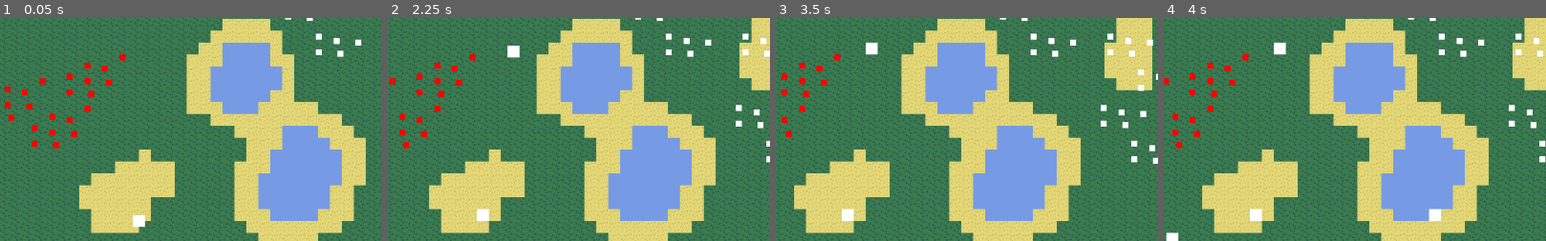
Above: before the commit, frames 1-4 (left to right).
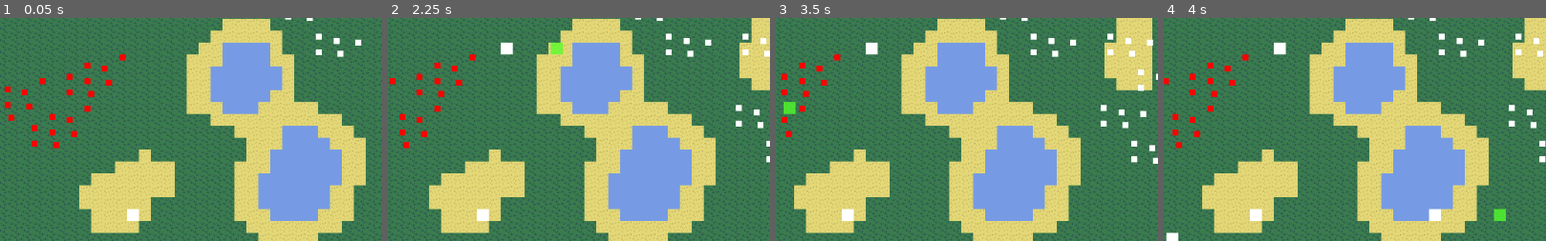
Above: after the commit, the same moments.

Repository: Yagoi23/2D-RTS
Game: Godot game, scene res://Level/Level.tscn
Same seed, same stepped clock (60 frames per second), same inputs: the game is played once before the commit and once after it.
Inputs (mouse positions are % of the whole screen's width and height, from its top left):
- Up to frame 1 (0.05 s): no input
- Up to frame 2 (2.25 s): tap Enter at 0.5 s; move the mouse to (72, 45) at 0.52 s; hold D (player_move_right) 0.53-1.25 s; tap Q (attack_move) at 0.6 s; click (72, 45) at 0.67 s; drag from (30, 55) to (43, 42) at 1.27 s; move the mouse to (60, 28) at 2.02 s; hold D (player_move_right) from 2.03 s (still down); hold 2 (enter_build_mode) from 2.03 s (still down); click (60, 28) at 2.17 s
- Up to frame 3 (3.5 s): release D (player_move_right) at 2.75 s; release 2 (enter_build_mode) at 2.75 s; drag from (45, 70) to (36, 41) at 2.77 s
- Up to frame 4 (4 s): tap Space at 3.5 s; move the mouse to (80, 65) at 3.52 s; hold A (player_move_left) from 3.53 s (still down); tap E (hold) at 3.6 s; click (80, 65) at 3.67 s
The pictures show only the part of the screen within x 43-93%, y 21-71%; the shares and areas given below are measured in that part.

The runs differ from the first frame. In frame 1, 0.3% of the frame differs, in the area x 33-38%, y 85-95%; in frame 2, 0.4%, in the area x 29-46%, y 11-18%; in frame 3, 0.2%; in frame 4, 0.2%.

Commit message:
added building predraw highlight
*building predraw does not line up when the player moves

Diff:
--- a/Buildings/Building.gd
+++ b/Buildings/Building.gd
@@ -17,11 +17,13 @@
 	elif int(position.x) == 0:
 		pass
 	else:
-		position.x -= 1
+		var x = int(position.x) % 16
+		position.x -= x
 	if int(position.y) % 16 == 0:
 		pass
 	elif int(position.y) == 0:
 		pass
 		print(position)
 	else:
-		position.y -= 1
+		var y = int(position.y) % 16
+		position.y -= y
--- a/Player/Player.gd
+++ b/Player/Player.gd
@@ -20,7 +20,14 @@
 onready var BuildIcon = $UI/BuildingIcon
 onready var CommandIcon = $UI/CommandIcon
 
+onready var BuildingPredraw = $Building/BuildingPredraw
+
 func _process(delta):
+	if STATE == state.BUILD:
+		BuildingPredraw.visible = true
+	else:
+		BuildingPredraw.visible = false
+	#_update_building_predraw()
 	GlobalInformation.movement_group = weakref_selected
 	$UI/Label.text = str(STATE)
 	if dragging != true:
@@ -102,14 +109,39 @@
 				#for unit in selected:
 					#unit.collider.move_to(event.position + refrence_position)
 	if STATE == state.BUILD:
+		#BuildingPredraw.visible = true
 		GlobalInformation.player_state = "build"
-		print("Build")
+		#print("Build")
+		_update_building_predraw()
+
+
 		if event is InputEventMouseButton and event.button_index == BUTTON_LEFT:
+			print("pressed mouse")
 			if event.pressed:
 				var node = load("res://Buildings/Building.tscn").instance()
 				get_parent().add_child(node)
 				node.position = event.position  + GlobalInformation.player_refrence_position
 				node.set_owner(get_tree().get_edited_scene_root())
 
+
+
+func _update_building_predraw():
+	BuildingPredraw.position = get_global_mouse_position()# + (GlobalInformation.player_refrence_position / 2)
+	if int(BuildingPredraw.position.x) % 16 == 0:
+		pass
+	elif int(BuildingPredraw.position.x) == 0:
+		pass
+		#pass
+	else:
+		var x = int(BuildingPredraw.position.x) % 16
+		BuildingPredraw.position.x -= x
+	if int(BuildingPredraw.position.y) % 16 == 0:
+		pass
+	#elif int(BuildingPredraw.position.y) == 0:
+		#pass
+	else:
+		var y = int(BuildingPredraw.position.y) % 16
+		BuildingPredraw.position.y -= y
+	print(BuildingPredraw.position)
 #func get_movement_group():
 #	return weakref_selected
--- a/Player/Player.tscn
+++ b/Player/Player.tscn
@@ -56,3 +56,14 @@
 margin_right = 77.0
 margin_bottom = 14.0
 script = ExtResource( 5 )
+
+[node name="Building" type="Node2D" parent="."]
+
+[node name="BuildingPredraw" type="Node2D" parent="Building"]
+position = Vector2( 8, 8 )
+
+[node name="BuildingPredraw" type="ColorRect" parent="Building/BuildingPredraw"]
+margin_right = 16.0
+margin_bottom = 16.0
+mouse_filter = 2
+color = Color( 0.32549, 1, 0.160784, 0.780392 )
